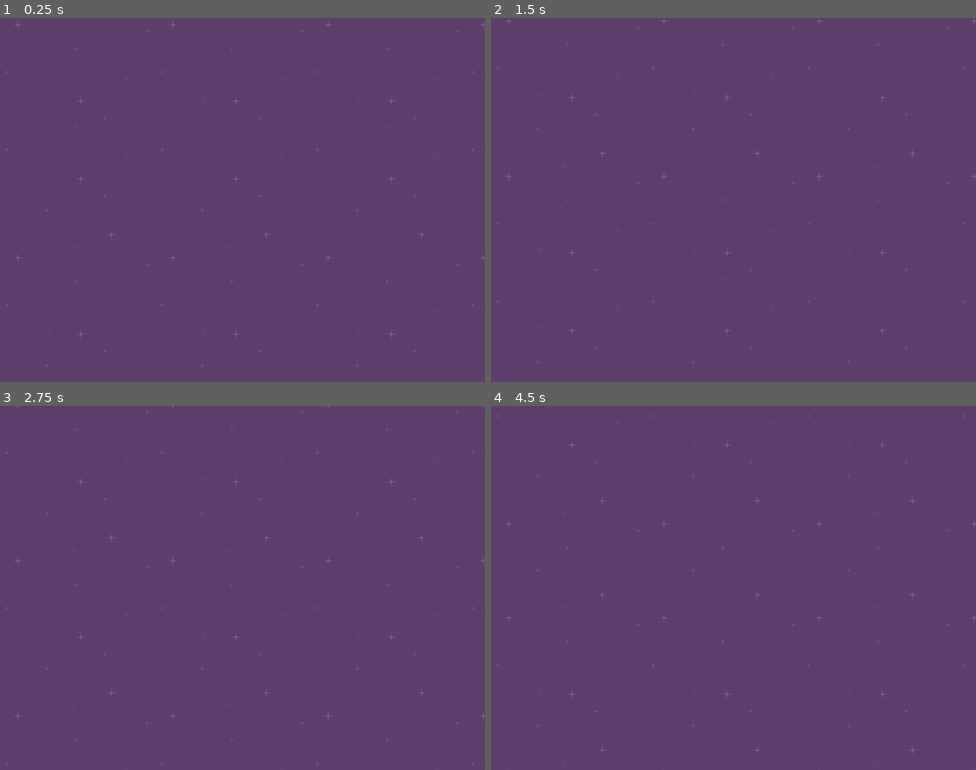
Above: before the commit, frames 1-4 (two rows, left to right).
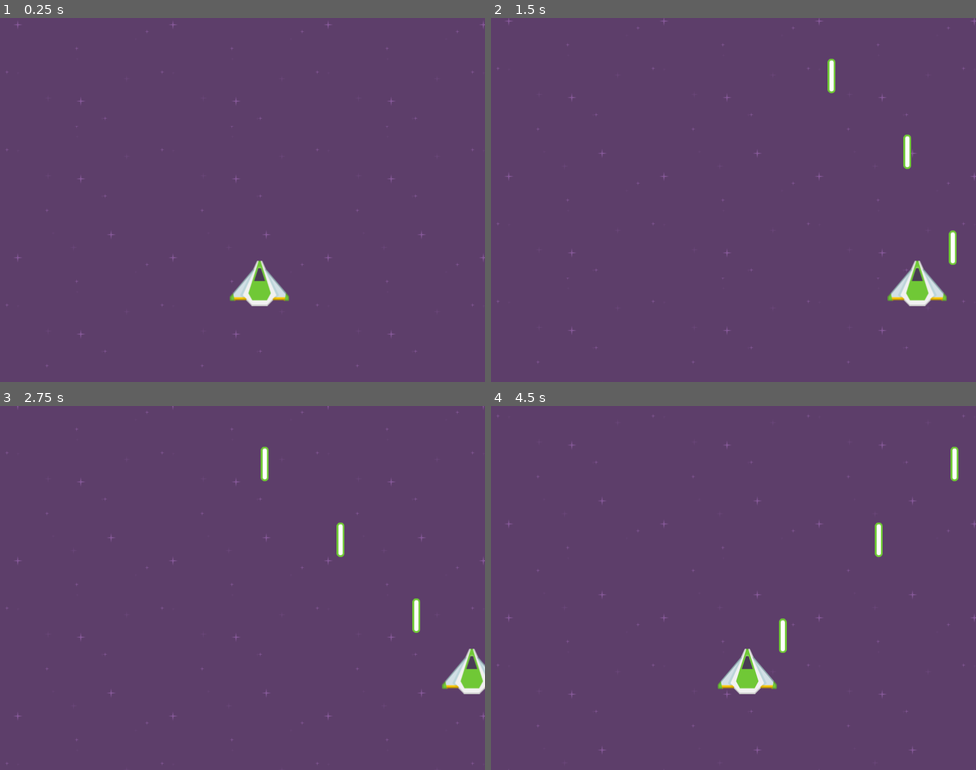
Above: after the commit, the same moments.

Repository: spielersun/bs-godot-games
Game: Godot game, scene res://scenes/Main.tscn
Two runs of this game, one before a commit and one after it. Both use one fixed random seed, a clock stepped at 60 frames per second and the inputs below.
Inputs:
- Up to frame 1 (0.25 s): no input
- Up to frame 2 (1.5 s): hold Right (right, bound only after the commit) 0.53-1.28 s; hold Space (shoot, bound only after the commit) 0.53-1.28 s; hold Left (left, bound only after the commit) from 1.28 s (still down); tap Space (shoot, bound only after the commit) at 1.35 s
- Up to frame 3 (2.75 s): release Left (left, bound only after the commit) at 2.03 s; hold Right (right, bound only after the commit) from 2.03 s (still down); hold Space (shoot, bound only after the commit) from 2.03 s (still down)
- Up to frame 4 (4.5 s): release Space (shoot, bound only after the commit) at 2.78 s; tap Space (shoot, bound only after the commit) at 2.85, 4.35 s; release Right (right, bound only after the commit) at 3.53 s; hold Space (shoot, bound only after the commit) 3.53-4.28 s; hold Left (left, bound only after the commit) from 3.53 s (still down)

The runs differ from the first frame. In frame 1, 0.8% of the frame differs, in the area x 47-60%, y 66-80%; in frame 2, 1.2%, in the area x 69-96%, y 11-80%; in frame 3, 1.1%; in frame 4, 1.2%.

Commit message:
space attack upd1

Diff:
--- a/space-attack/project.godot
+++ b/space-attack/project.godot
@@ -18,6 +18,17 @@
 
 window/size/width=800
 
+[input]
+
+left=[ Object(InputEventKey,"resource_local_to_scene":false,"resource_name":"","device":0,"alt":false,"shift":false,"control":false,"meta":false,"command":false,"pressed":false,"scancode":16777231,"unicode":0,"echo":false,"script":null)
+, Object(InputEventKey,"resource_local_to_scene":false,"resource_name":"","device":0,"alt":false,"shift":false,"control":false,"meta":false,"command":false,"pressed":false,"scancode":65,"unicode":0,"echo":false,"script":null)
+ ]
+right=[ Object(InputEventKey,"resource_local_to_scene":false,"resource_name":"","device":0,"alt":false,"shift":false,"control":false,"meta":false,"command":false,"pressed":false,"scancode":16777233,"unicode":0,"echo":false,"script":null)
+, Object(InputEventKey,"resource_local_to_scene":false,"resource_name":"","device":0,"alt":false,"shift":false,"control":false,"meta":false,"command":false,"pressed":false,"scancode":68,"unicode":0,"echo":false,"script":null)
+ ]
+shoot=[ Object(InputEventKey,"resource_local_to_scene":false,"resource_name":"","device":0,"alt":false,"shift":false,"control":false,"meta":false,"command":false,"pressed":false,"scancode":32,"unicode":0,"echo":false,"script":null)
+ ]
+
 [rendering]
 
 environment/default_environment="res://default_env.tres"
--- a/space-attack/scenes/Main.tscn
+++ b/space-attack/scenes/Main.tscn
@@ -1,7 +1,14 @@
-[gd_scene load_steps=2 format=2]
+[gd_scene load_steps=4 format=2]
 
 [ext_resource path="res://scenes/background.tscn" type="PackedScene" id=1]
+[ext_resource path="res://scenes/player.tscn" type="PackedScene" id=2]
+[ext_resource path="res://scenes/player_projectile.tscn" type="PackedScene" id=3]
 
 [node name="Main" type="Node" index="0"]
 
 [node name="background" parent="." index="0" instance=ExtResource( 1 )]
+
+[node name="player" parent="." index="1" instance=ExtResource( 2 )]
+
+position = Vector2( 428.48, 437.075 )
+projectile = ExtResource( 3 )
--- /dev/null
+++ b/space-attack/scenes/enemy.tscn
@@ -0,0 +1,41 @@
+[gd_scene load_steps=5 format=2]
+
+[ext_resource path="res://scripts/enemy.gd" type="Script" id=1]
+[ext_resource path="res://scenes/enemy_projectile.tscn" type="PackedScene" id=2]
+[ext_resource path="res://assets/sprites/enemyRed5.png" type="Texture" id=3]
+
+[sub_resource type="RectangleShape2D" id=1]
+
+custom_solver_bias = 0.0
+extents = Vector2( 48.8291, 42.7287 )
+
+[node name="enemy" type="Area2D" index="0"]
+
+input_pickable = true
+gravity_vec = Vector2( 0, 1 )
+gravity = 98.0
+linear_damp = 0.1
+angular_damp = 1.0
+audio_bus_override = false
+audio_bus_name = "Master"
+script = ExtResource( 1 )
+projectile = ExtResource( 2 )
+speed = 50
+health = 30
+
+[node name="Sprite" type="Sprite" parent="." index="0"]
+
+texture = ExtResource( 3 )
+
+[node name="CollisionShape2D" type="CollisionShape2D" parent="." index="1"]
+
+shape = SubResource( 1 )
+
+[node name="Timer" type="Timer" parent="." index="2"]
+
+process_mode = 1
+wait_time = 1.5
+one_shot = false
+autostart = false
+
+[connection signal="timeout" from="Timer" to="." method="_on_Timer_timeout"]
--- /dev/null
+++ b/space-attack/scenes/enemy_projectile.tscn
@@ -0,0 +1,30 @@
+[gd_scene load_steps=4 format=2]
+
+[ext_resource path="res://scripts/enemy_projectile.gd" type="Script" id=1]
+[ext_resource path="res://assets/sprites/laserRed05.png" type="Texture" id=2]
+
+[sub_resource type="RectangleShape2D" id=1]
+
+custom_solver_bias = 0.0
+extents = Vector2( 4.90648, 18.5343 )
+
+[node name="enemy_projectile" type="Area2D" index="0"]
+
+input_pickable = true
+gravity_vec = Vector2( 0, 1 )
+gravity = 98.0
+linear_damp = 0.1
+angular_damp = 1.0
+audio_bus_override = false
+audio_bus_name = "Master"
+script = ExtResource( 1 )
+speed = 450
+damage = 10
+
+[node name="Sprite" type="Sprite" parent="." index="0"]
+
+texture = ExtResource( 2 )
+
+[node name="CollisionShape2D" type="CollisionShape2D" parent="." index="1"]
+
+shape = SubResource( 1 )
--- /dev/null
+++ b/space-attack/scenes/player.tscn
@@ -0,0 +1,37 @@
+[gd_scene load_steps=4 format=2]
+
+[ext_resource path="res://scripts/player.gd" type="Script" id=1]
+[ext_resource path="res://assets/sprites/playerShip3_green.png" type="Texture" id=2]
+
+[sub_resource type="CircleShape2D" id=1]
+
+custom_solver_bias = 0.0
+radius = 41.6812
+
+[node name="player" type="KinematicBody2D"]
+
+z_index = 2
+input_pickable = false
+collision_layer = 1
+collision_mask = 1
+collision/safe_margin = 0.08
+script = ExtResource( 1 )
+_sections_unfolded = [ "Z Index" ]
+projectile = null
+
+[node name="Sprite" type="Sprite" parent="." index="0"]
+
+texture = ExtResource( 2 )
+
+[node name="CollisionShape2D" type="CollisionShape2D" parent="." index="1"]
+
+shape = SubResource( 1 )
+
+[node name="Timer" type="Timer" parent="." index="2"]
+
+process_mode = 1
+wait_time = 0.25
+one_shot = false
+autostart = false
+
+[connection signal="timeout" from="Timer" to="." method="_on_Timer_timeout"]
--- /dev/null
+++ b/space-attack/scenes/player_projectile.tscn
@@ -0,0 +1,30 @@
+[gd_scene load_steps=4 format=2]
+
+[ext_resource path="res://scripts/player_projectile.gd" type="Script" id=1]
+[ext_resource path="res://assets/sprites/laserGreen06.png" type="Texture" id=2]
+
+[sub_resource type="RectangleShape2D" id=1]
+
+custom_solver_bias = 0.0
+extents = Vector2( 6.7379, 28.5021 )
+
+[node name="player_projectile" type="Area2D"]
+
+input_pickable = true
+gravity_vec = Vector2( 0, 1 )
+gravity = 98.0
+linear_damp = 0.1
+angular_damp = 1.0
+audio_bus_override = false
+audio_bus_name = "Master"
+script = ExtResource( 1 )
+speed = 500
+damage = 10
+
+[node name="CollisionShape2D" type="CollisionShape2D" parent="." index="0"]
+
+shape = SubResource( 1 )
+
+[node name="Sprite" type="Sprite" parent="." index="1"]
+
+texture = ExtResource( 2 )
--- /dev/null
+++ b/space-attack/scripts/enemy.gd
@@ -0,0 +1,35 @@
+extends Area2D
+
+export(PackedScene) var projectile
+
+export var speed = 50
+export var health = 30
+
+onready var timer = $Timer
+onready var collision = $CollisionShape2D
+
+var dead = false
+var can_shoot = true
+
+func _process(delta):
+	if can_shoot:
+		_shoot()
+
+func _shoot():
+	can_shoot = false
+
+	var new_projectile = projectile.instance()
+	new_projectile.position = global_position
+
+	get_tree().get_root().add_child(new_projectile)
+	timer.start()
+
+func add_damage(damage):
+	health -= damage
+	if health <= 0:
+		dead = true
+		collision.queue_free()
+		hide()
+
+func _on_Timer_timeout():
+	can_shoot = true
--- /dev/null
+++ b/space-attack/scripts/enemy_projectile.gd
@@ -0,0 +1,18 @@
+extends Area2D
+
+export var speed = 450
+export var damage = 10
+
+func _ready():
+	connect("area_entered", self, "_on_area_entered")
+
+func _process(delta):
+	position.y += speed * delta
+
+	if position.y > 2000:
+		queue_free()
+
+func _on_area_entered(area):
+	if area.name == "player":
+		area.add_damage(damage)
+		queue_free()
--- /dev/null
+++ b/space-attack/scripts/player.gd
@@ -0,0 +1,33 @@
+extends KinematicBody2D
+
+const SPEED = 500
+
+export(PackedScene) var projectile
+onready var sprite = $Sprite
+onready var timer = $Timer
+
+var screen_size
+var half_sprite_size
+var can_shoot = true
+
+func _ready():
+	screen_size = get_viewport_rect().size.x
+	half_sprite_size = sprite.texture.get_width() * scale.x
+
+func _process(delta):
+	if Input.is_action_pressed("left"):
+		position.x -= SPEED * delta
+	elif Input.is_action_pressed("right"):
+		position.x += SPEED * delta
+
+	if can_shoot and Input.is_action_pressed("shoot"):
+		can_shoot = false
+		var new_projectile = projectile.instance()
+		get_parent().add_child(new_projectile)
+		new_projectile.position = position
+		timer.start()
+
+	position.x = clamp(position.x, 0 + half_sprite_size, screen_size + half_sprite_size)
+
+func _on_Timer_timeout():
+	can_shoot = true
--- /dev/null
+++ b/space-attack/scripts/player_projectile.gd
@@ -0,0 +1,18 @@
+extends Area2D
+
+export var speed = 500
+export var damage = 10
+
+func _ready():
+	connect("area_entered", self, "_on_area_entered")
+
+func _process(delta):
+	position.y -= speed * delta
+
+	if position.y < -2000:
+		queue_free()
+
+func _on_area_entered(area):
+	if area.is_in_group("enemies"):
+		area.add_damage(damage)
+		queue_free()
